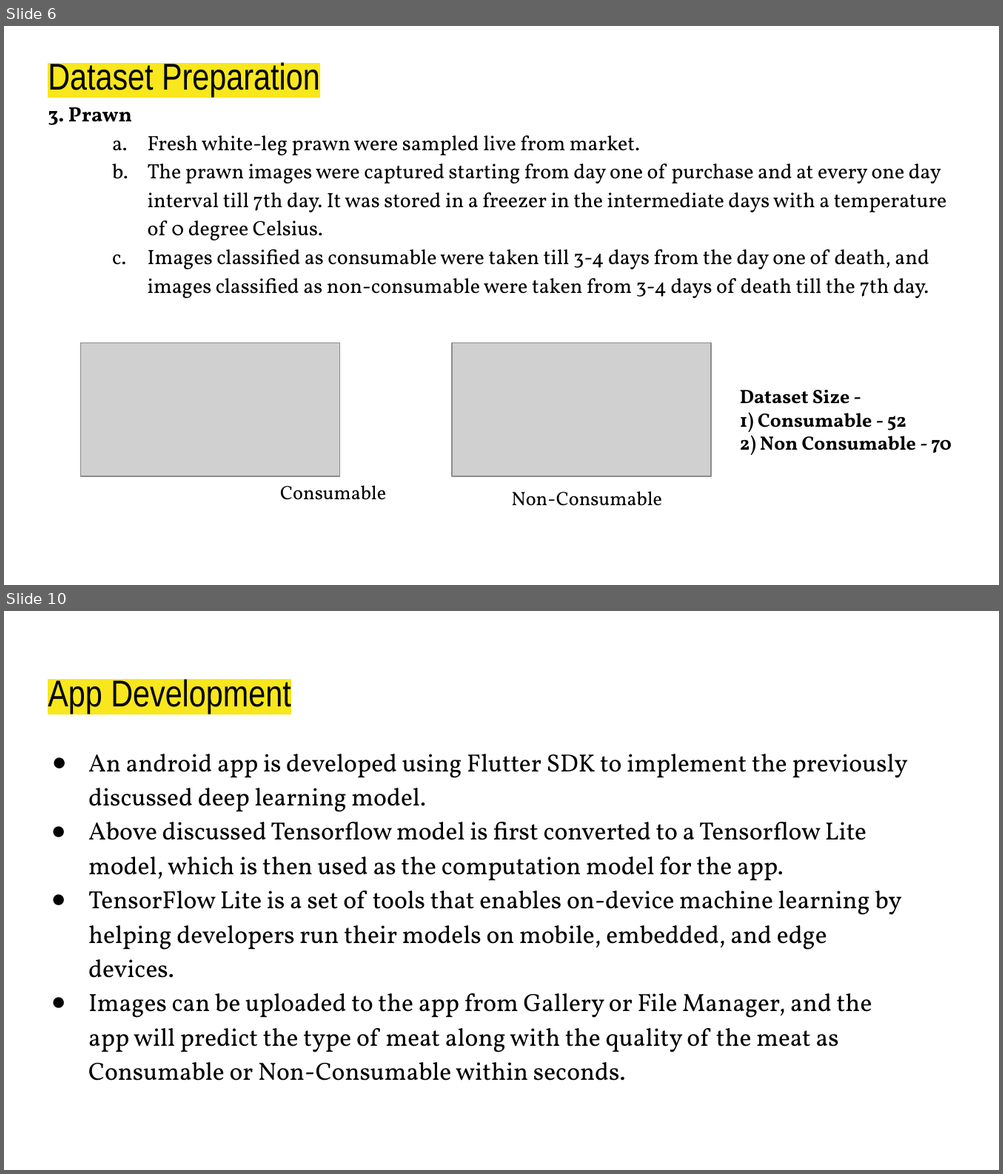
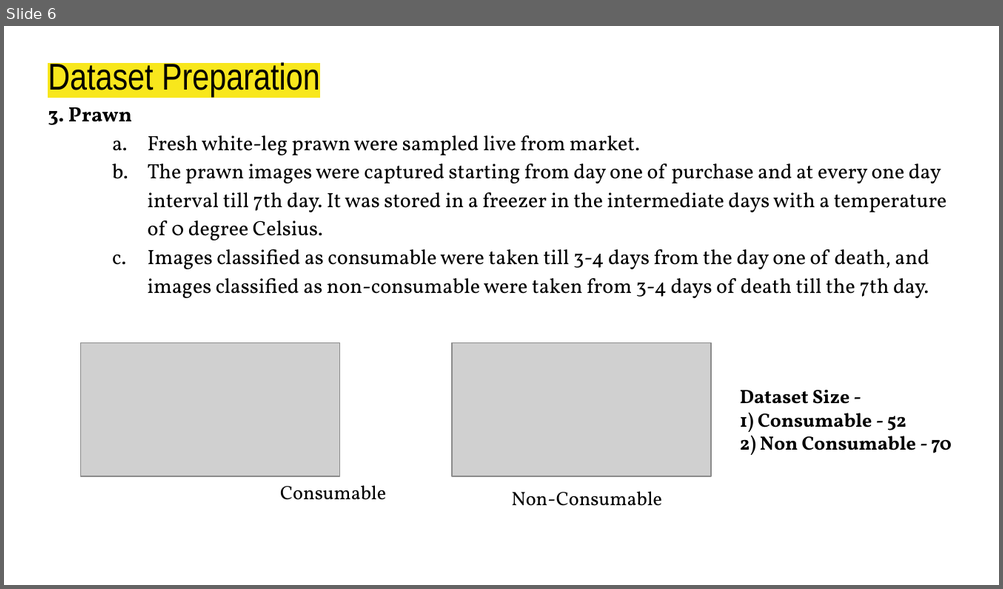
Before and after one commit to DebRC/Meat-Quality-Gradation-Research-Project-2023, a slide deck: Report-Paper-Survey/8th Semester/Report-Presentation.pptx. Shown one above the other, each under a label of ours: slides 6 and 10 before the commit, slide 6 after it; the slides between them are not shown. The pictures are 1003x1174 and 1003x589 pixels, drawn with LibreOffice and Linux fonts; fonts in the diff are those of the drawing; grey boxes stand for pictures. Boxes give left, top, right and bottom in pixels: in the first picture for what was removed or moved away, otherwise in the second. Text is boxed around its words. In the diff, an @@ line names an element or a change of style, - is before the commit and + after.

```diff
--- a/Report-Paper-Survey/8th Semester/Report-Presentation.pptx
+++ b/Report-Paper-Survey/8th Semester/Report-Presentation.pptx
@@ slide 10 removed at [4, 611, 999, 1170], background #FFFFFF @@
@@ title removed at [48, 676, 291, 714] @@
-App Development
@@ text removed at [88, 754, 908, 1081] @@
-● An android app is developed using Flutter SDK to implement the previously discussed deep learning model.
-● Above discussed Tensorflow model is first converted to a Tensorflow Lite model, which is then used as the computation model for the app.
-● TensorFlow Lite is a set of tools that enables on-device machine learning by helping developers run their models on mobile, embedded, and edge devices.
-● Images can be uploaded to the app from Gallery or File Manager, and the app will predict the type of meat along with the quality of the meat as Consumable or Non-Consumable within seconds.
```
Also in this commit, not shown: 6 slides changed, 19 slides added, 4 other slides removed, 1 other file.
